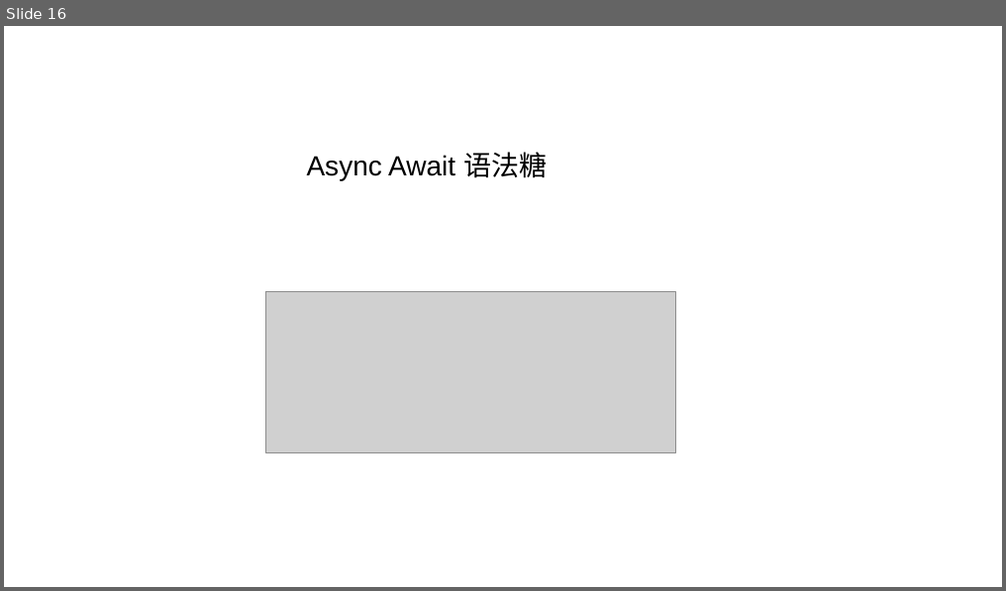
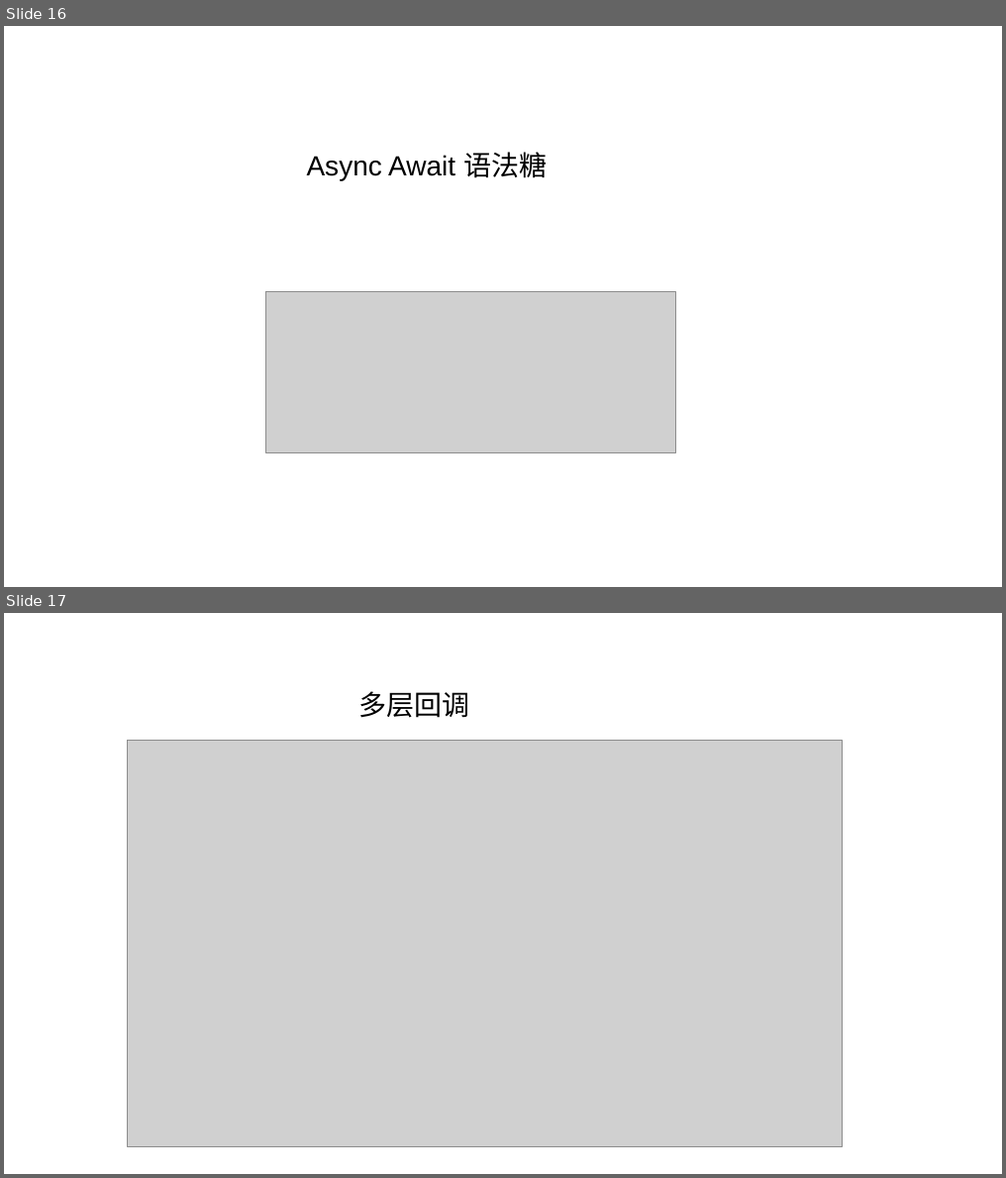
Before and after one commit to zhengx666/ES2017, a slide deck: es6分享.pptx. Shown one above the other, each under a label of ours: slide 16 before the commit, slides 16 and 17 after it. The pictures are 1006x591 and 1006x1178 pixels, drawn with LibreOffice and Linux fonts; fonts in the diff are those of the drawing; grey boxes stand for pictures; background and template pictures are left out. Boxes give left, top, right and bottom in pixels: in the first picture for what was removed or moved away, otherwise in the second. Text is boxed around its words. In the diff, an @@ line names an element or a change of style, - is before the commit and + after.

```diff
--- a/es6分享.pptx
+++ b/es6分享.pptx
@@ slide 17 added at (4, 613, 1002, 1174), background picture (left out) @@
@@ text added at (358, 691, 469, 718), 20 pt, text #000000 @@
+多层回调
@@ picture added at (127, 740, 842, 1146) @@
```
Also in this commit, not shown: 3 other slides added, 1 slide removed, 6 other files.
